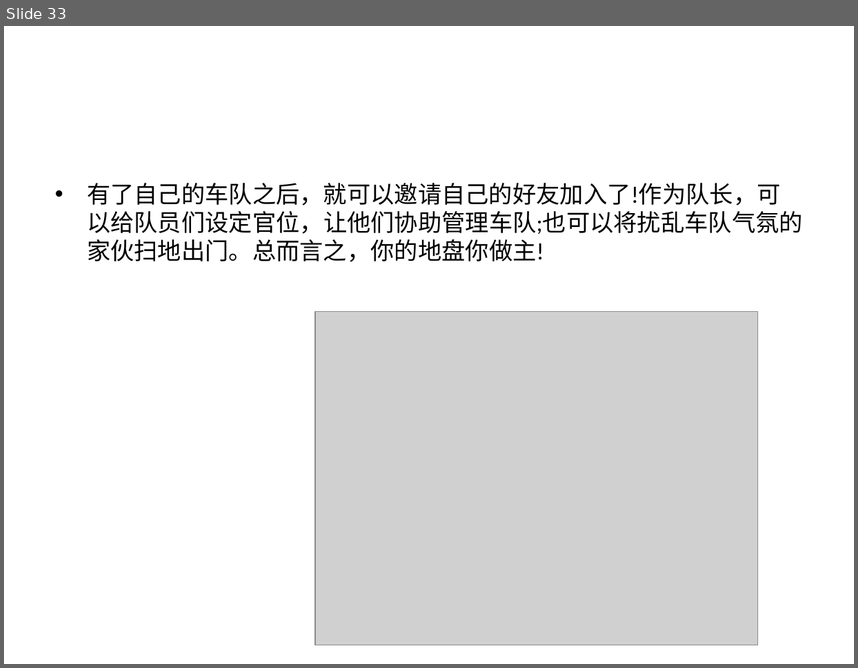
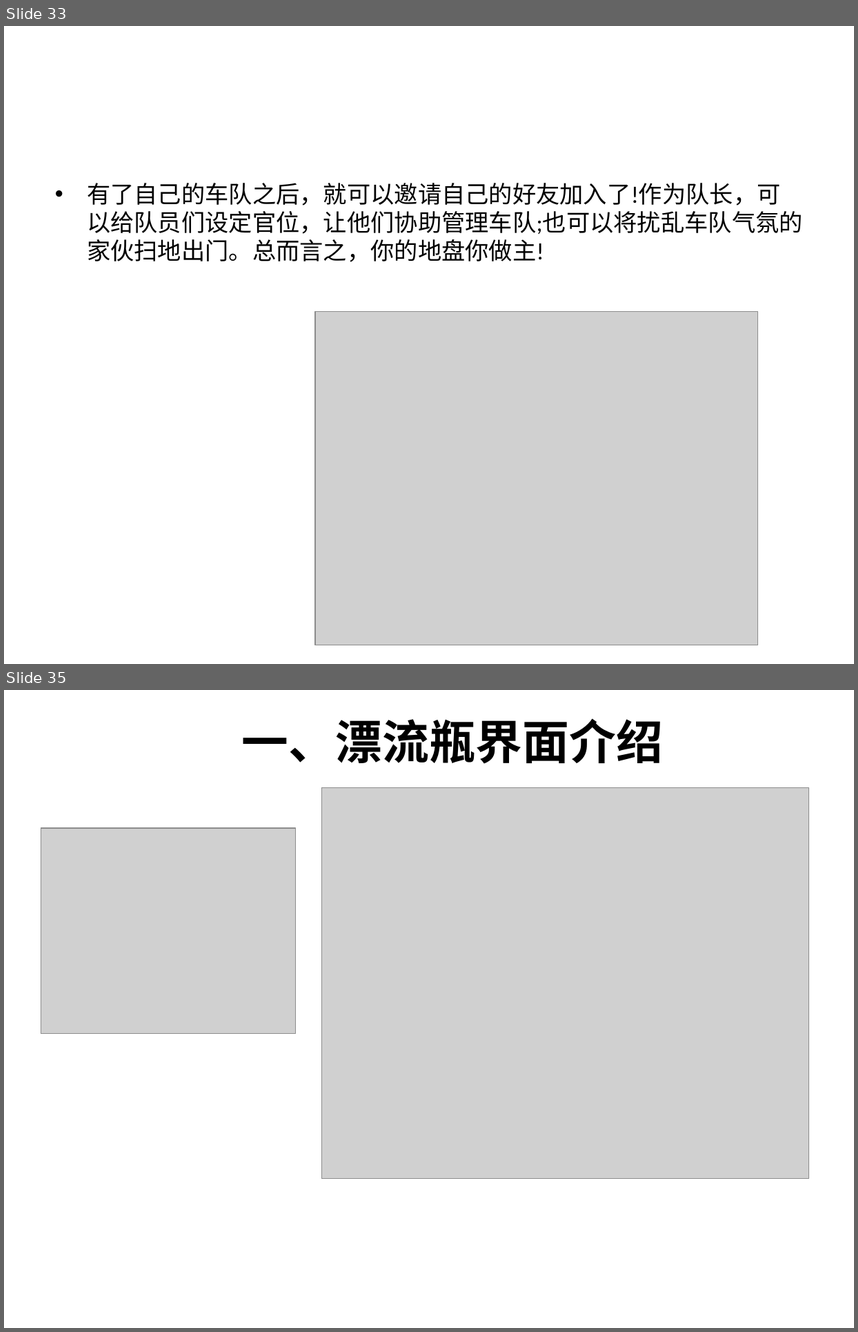
Before and after one commit to 838711801/PengPeng, a slide deck: 游戏分析/QQ飞车分析.pptx. Shown one above the other, each under a label of ours: slide 33 before the commit, slides 33 and 35 after it; the slides between them are not shown. The pictures are 858x668 and 858x1332 pixels, drawn with LibreOffice and Linux fonts; fonts in the diff are those of the drawing; grey boxes stand for pictures. Boxes give left, top, right and bottom in pixels: in the first picture for what was removed or moved away, otherwise in the second. Text is boxed around its words. In the diff, an @@ line names an element or a change of style, - is before the commit and + after.

```diff
--- a/游戏分析/QQ飞车分析.pptx
+++ b/游戏分析/QQ飞车分析.pptx
@@ slide 35 added at <box>4,690,854,1328</box>, background #FFFFFF @@
@@ title added at <box>242,718,663,764</box>, 39.6 pt, text #000000, bold @@
+一、漂流瓶界面介绍
@@ picture added at <box>322,788,809,1178</box> @@
@@ picture added at <box>41,828,296,1034</box> @@
```
Also in this commit, not shown: 2 other slides added, 1 other file.
